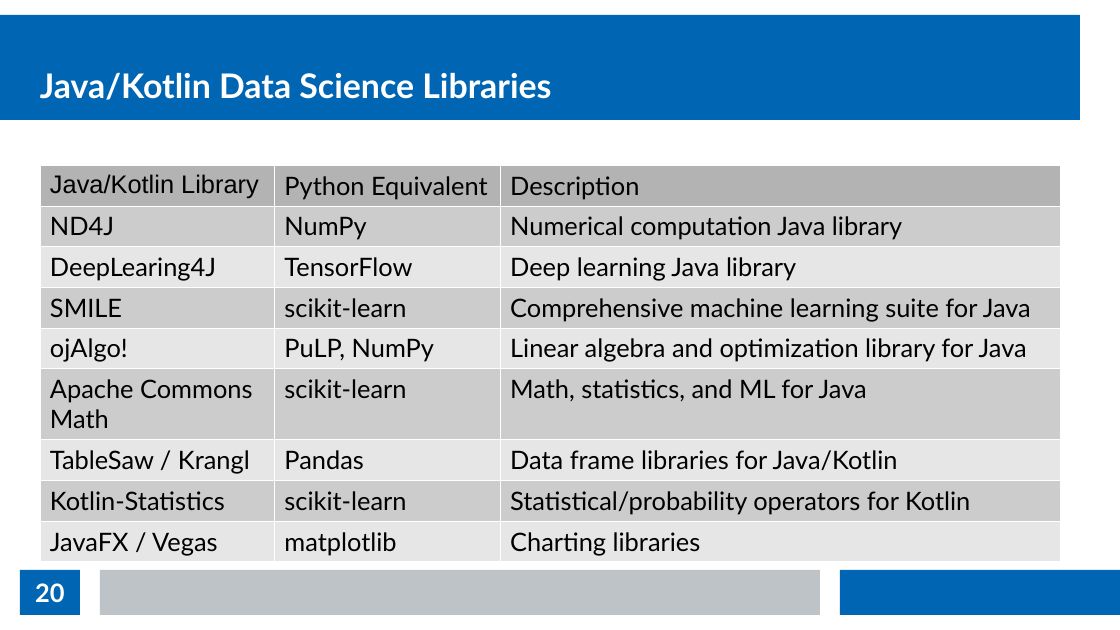
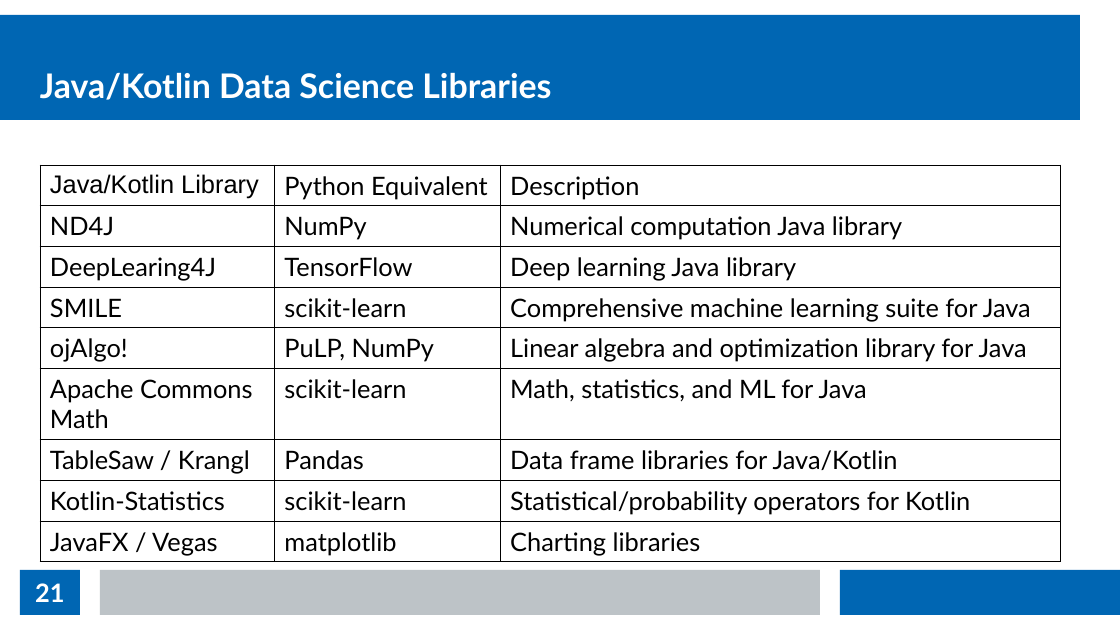
Before and after one commit to thomasnield/kotlin_data_science_talk_ChicagoJUG, a slide deck: slide 21 of kotlin_data_science_talk_chijug_slides.odp (slide 20 before the commit). Drawn at 1120x630 pixels with LibreOffice and Linux fonts; fonts in the diff are those of the drawing. Boxes give left, top, right and bottom in pixels: in the first picture for what was removed or moved away, otherwise in the second. Text is boxed around its words. In the diff, an @@ line names an element or a change of style, - is before the commit and + after.

```diff
--- a/kotlin_data_science_talk_chijug_slides.odp
+++ b/kotlin_data_science_talk_chijug_slides.odp
@@ table at box(40, 165, 1060, 559) @@
@@ fill #B3B3B3 to none in row 1 @@
@@ fill #CCCCCC to none in 12 cells @@
@@ fill #E6E6E6 to none in 12 cells @@
@@ borders changed @@
@@ page number at box(35, 583, 64, 602): text changed @@
-20
+21
```
Also in this commit, not shown: 8 other slides changed, 2 slides added.
